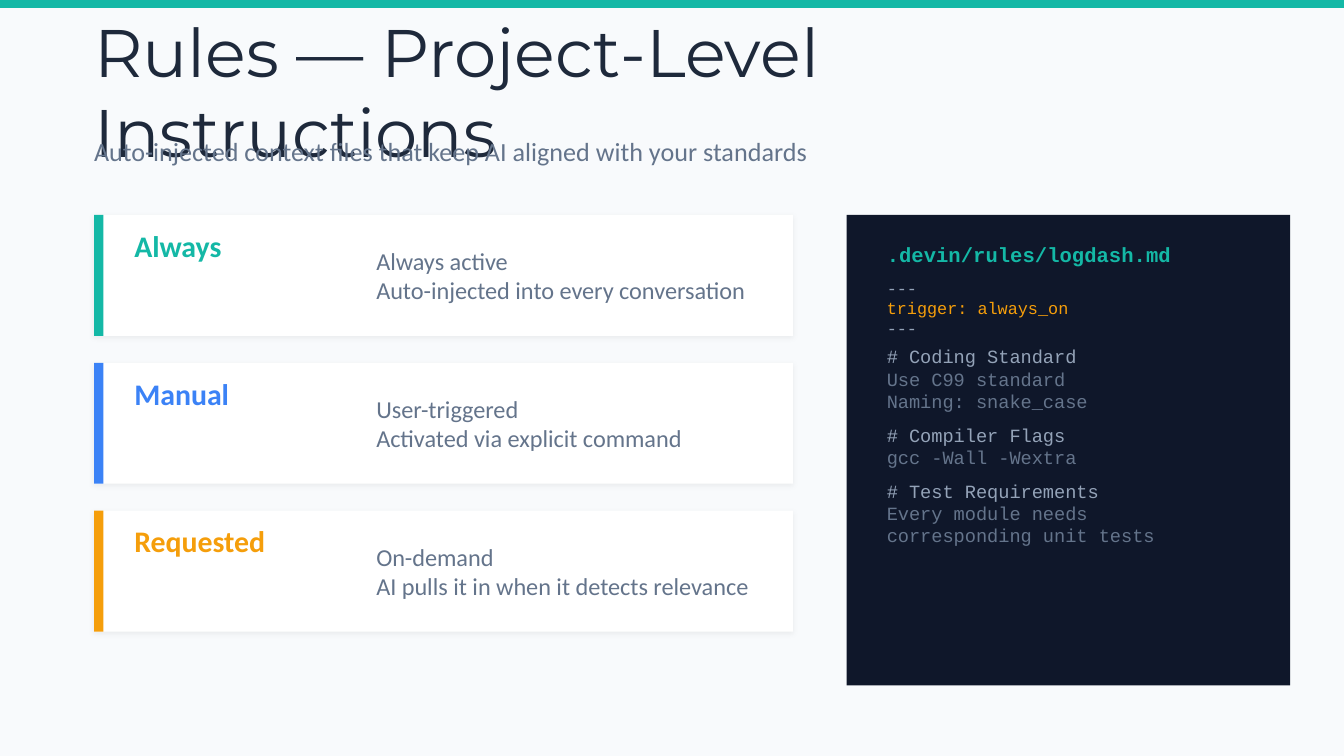
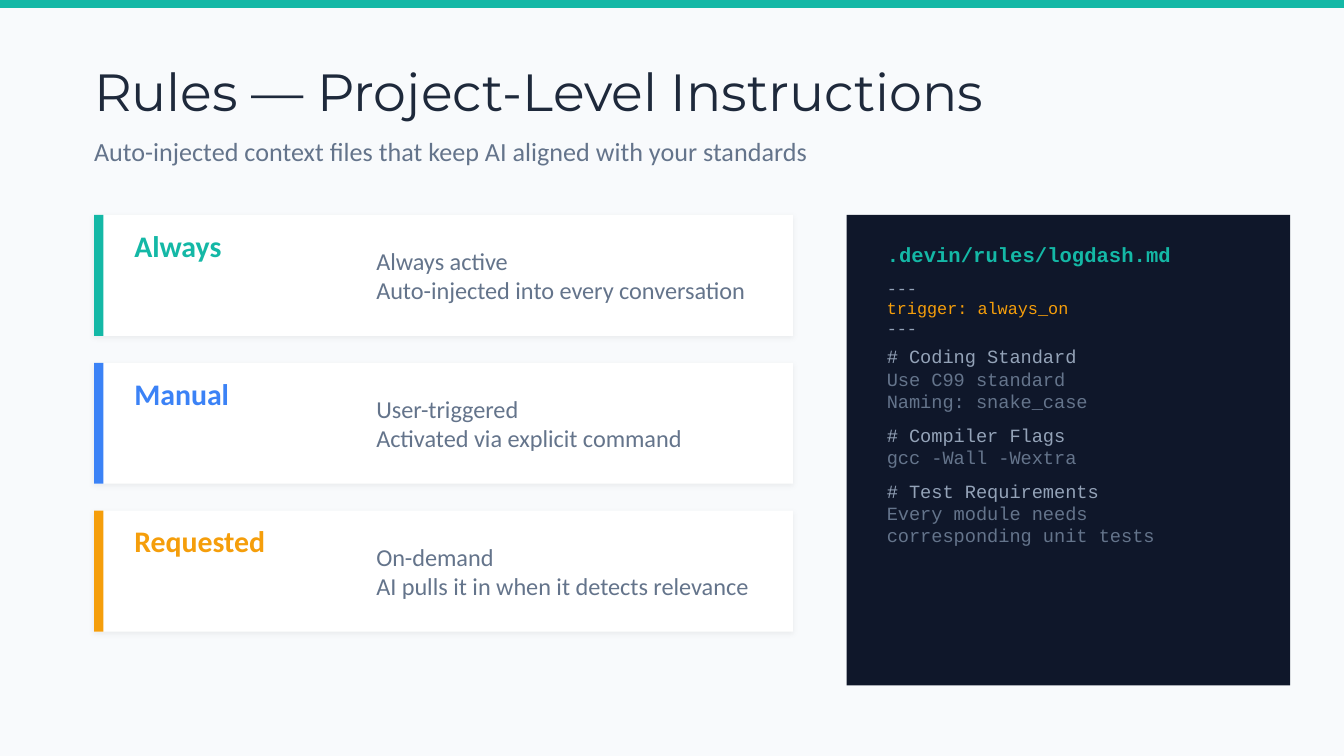
Before and after one commit to chenkunyuan/ai-tools-intro-sharing, a slide deck: slide 5 of AI_Getting_Started_with_AI_Tools.pptx. Drawn at 1344x756 pixels with LibreOffice and Linux fonts; fonts in the diff are those of the drawing. Boxes give left, top, right and bottom in pixels: in the first picture for what was removed or moved away, otherwise in the second. Text is boxed around its words. In the diff, an @@ line names an element or a change of style, - is before the commit and + after.

```diff
--- a/AI_Getting_Started_with_AI_Tools.pptx
+++ b/AI_Getting_Started_with_AI_Tools.pptx
@@ text "Rules — Project-Level Instructions" at (94, 72, 983, 122): size 36 to 28 pt @@
```
Also in this commit, not shown: 5 other slides changed, 1 slide removed.
